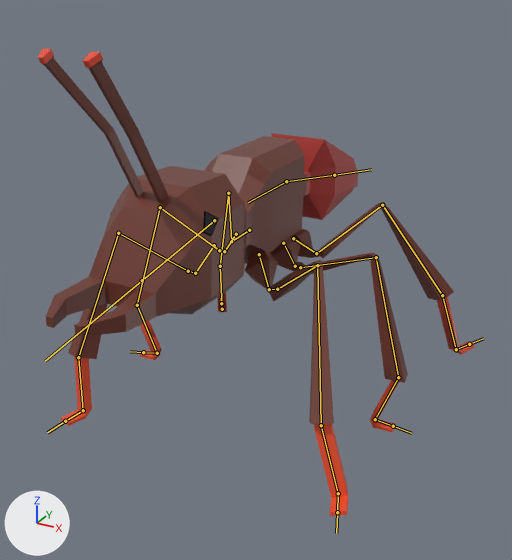
A saved change to the FBX model Assets/Art/ant/ant.fbx.
The view is the same before and after, from a 50 mm camera at (2.44, -3.29, 3.19) aimed at (0.21, 0.78, 1.16). The lights are fixed; the arrows at lower left show +X, +Y and +Z. Both versions are drawn at frame 1 of the action 'Armature|0TPose'; the numbers are the values there. The bones that bend it are drawn over the model as lines.
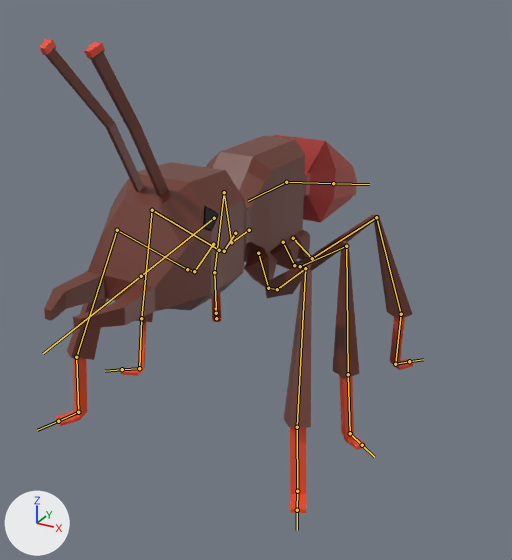
Boxes [x1, y1, x2, y2] around the edits, measured in the pictures (512 x 560 px):
'Cube', posed (14% narrower)
    before: [38, 48, 475, 517]
    after: [40, 39, 414, 513]
bone 'Root', root to tip
    before: (286, 181) to (248, 202)
    after: (286, 182) to (248, 201)
bone 'Arm3.L', root to tip
    before: (293, 238) to (316, 253)
    after: (293, 238) to (312, 258)
bone 'UpperArm3.L', root to tip
    before: (316, 253) to (382, 205)
    after: (312, 258) to (376, 217)
bone 'LowerArm3.L', root to tip
    before: (382, 205) to (442, 295)
    after: (376, 217) to (401, 314)
bone 'MiniArm.L', root to tip
    before: (269, 289) to (277, 289)
    after: (268, 288) to (277, 289)
bone 'UpperArm.l', root to tip
    before: (277, 289) to (317, 265)
    after: (277, 289) to (305, 268)
bone 'LowerArm.L', root to tip
    before: (317, 265) to (321, 425)
    after: (305, 268) to (297, 427)
bone 'LowerLowerArm.L', root to tip
    before: (321, 425) to (338, 493)
    after: (297, 427) to (297, 491)
bone 'MiniArm2.L', root to tip
    before: (295, 266) to (300, 267)
    after: (294, 265) to (300, 266)
bone 'UpperArm2.L', root to tip
    before: (300, 267) to (376, 257)
    after: (300, 266) to (346, 246)
bone 'LowerArm2.L', root to tip
    before: (376, 257) to (398, 377)
    after: (346, 246) to (348, 374)
bone 'LowerLowerArm2.L', root to tip
    before: (398, 377) to (375, 419)
    after: (348, 374) to (350, 433)
bone 'Foot2.L', root to tip
    before: (375, 419) to (393, 426)
    after: (350, 433) to (362, 445)
bone 'Tail', root to tip
    before: (286, 181) to (334, 175)
    after: (286, 182) to (333, 183)
bone 'Arm3.R', root to tip
    before: (249, 230) to (231, 241)
    after: (249, 230) to (231, 242)
bone 'UpperArm3.R', root to tip
    before: (231, 241) to (228, 193)
    after: (231, 242) to (224, 192)
bone 'LowerArm3.R', root to tip
    before: (228, 193) to (220, 266)
    after: (224, 192) to (214, 272)
bone 'MiniArm.R', root to tip
    before: (195, 273) to (188, 271)
    after: (194, 271) to (187, 269)
bone 'UpperArm.r', root to tip
    before: (188, 271) to (118, 233)
    after: (187, 269) to (117, 230)
bone 'LowerArm.R', root to tip
    before: (118, 233) to (78, 357)
    after: (117, 230) to (76, 357)
bone 'LowerLowerArm.R', root to tip
    before: (78, 357) to (83, 410)
    after: (76, 357) to (78, 412)
bone 'UpperArm2.R', root to tip
    before: (219, 250) to (160, 207)
    after: (219, 250) to (152, 210)
bone 'LowerArm2.R', root to tip
    before: (160, 207) to (137, 305)
    after: (152, 210) to (141, 318)
bone 'LowerLowerArm2.R', root to tip
    before: (137, 305) to (157, 353)
    after: (141, 318) to (139, 368)
bone 'Foot2.R', root to tip
    before: (157, 353) to (143, 352)
    after: (139, 368) to (122, 369)

What the commit changed:
Object 'Armature' (bone_rig_object) moves from (0.0, 0.002, 0.001) to (0.0, 0.0, 0.0).
Bone 'Root' (bone_root) turns from (0, 0, 0) to (-1, 0, 0) degrees about its own x, y and z.
Bone 'Arm3.L' (bone_arm3_l) turns from (13, -1, 8) to (0, 0, 0) degrees about its own x, y and z.
Bone 'UpperArm3.L' (bone_upperarm3_l) turns from (38, -17, -51) to (24, -16, -32) degrees about its own x, y and z.
Bone 'LowerArm3.L' (bone_lowerarm3_l) turns from (15, -25, 20) to (15, -3, 15) degrees about its own x, y and z.
Bone 'MiniArm.L' (bone_miniarm_l) turns from (-1, -1, 14) to (0, 0, 3) degrees about its own x, y and z.
Bone 'UpperArm.l' (bone_upperarm_l) turns from (-10, 40, -45) to (-8, 25, -27) degrees about its own x, y and z.
Bone 'LowerArm.L' (bone_lowerarm_l) turns from (42, 31, -20) to (28, 2, -16) degrees about its own x, y and z.
Bone 'LowerLowerArm.L' (bone_lowerlowerarm_l) turns from (-26, 17, 8) to (-17, 15, 4) degrees about its own x, y and z.
Bone 'MiniArm2.L' (bone_miniarm2_l) turns from (0, 0, 0) to (-1, 0, -1) degrees about its own x, y and z.
Bone 'UpperArm2.L' (bone_upperarm2_l) turns from (78, 40, 31) to (27, 21, -8) degrees about its own x, y and z.
Bone 'LowerArm2.L' (bone_lowerarm2_l) turns from (-40, -24, 6) to (-4, -22, -5) degrees about its own x, y and z.
Bone 'LowerLowerArm2.L' (bone_lowerlowerarm2_l) turns from (33, -1, 12) to (3, 0, -1) degrees about its own x, y and z.
Bone 'Foot2.L' (bone_foot2_l) turns from (-15, -3, -10) to (0, 0, 0) degrees about its own x, y and z.
Bone 'Tail' (bone_tail) turns from (2, 0, 0) to (-2, 0, 0) degrees about its own x, y and z.
Bone 'Arm3.R' (bone_arm3_r) turns from (3, 0, -2) to (0, 0, 0) degrees about its own x, y and z.
Bone 'UpperArm3.R' (bone_upperarm3_r) turns from (19, 18, 33) to (24, 16, 32) degrees about its own x, y and z.
Bone 'LowerArm3.R' (bone_lowerarm3_r) turns from (16, 2, -24) to (15, 3, -15) degrees about its own x, y and z.
Bone 'MiniArm.R' (bone_miniarm_r) turns from (0, 0, 0) to (0, 0, -3) degrees about its own x, y and z.
Bone 'UpperArm.r' (bone_upperarm_r) turns from (-25, -42, 67) to (-8, -25, 27) degrees about its own x, y and z.
Bone 'LowerArm.R' (bone_lowerarm_r) turns from (41, -51, 15) to (28, -2, 16) degrees about its own x, y and z.
Bone 'LowerLowerArm.R' (bone_lowerlowerarm_r) turns from (-26, -17, -8) to (-17, -15, -4) degrees about its own x, y and z.
Bone 'MiniArm2.R' (bone_miniarm2_r) turns from (0, 0, 0) to (-1, 0, 1) degrees about its own x, y and z.
Bone 'UpperArm2.R' (bone_upperarm2_r) turns from (70, -49, -25) to (27, -21, 8) degrees about its own x, y and z.
Bone 'LowerArm2.R' (bone_lowerarm2_r) turns from (-35, 20, -12) to (-4, 22, 5) degrees about its own x, y and z.
Bone 'LowerLowerArm2.R' (bone_lowerlowerarm2_r) turns from (33, -1, -11) to (3, 0, 1) degrees about its own x, y and z.
Bone 'Foot2.R' (bone_foot2_r) turns from (-16, 3, 6) to (0, 0, 0) degrees about its own x, y and z.
